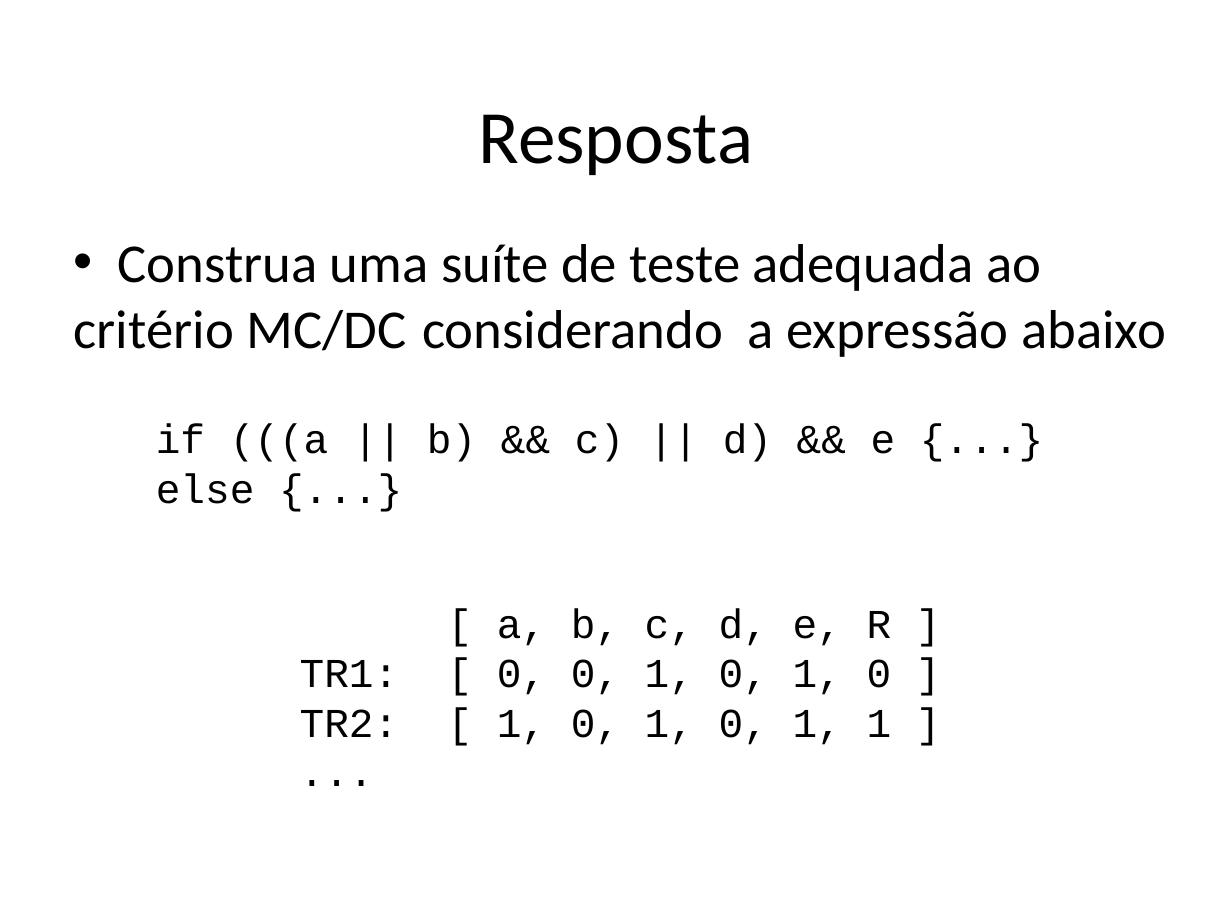
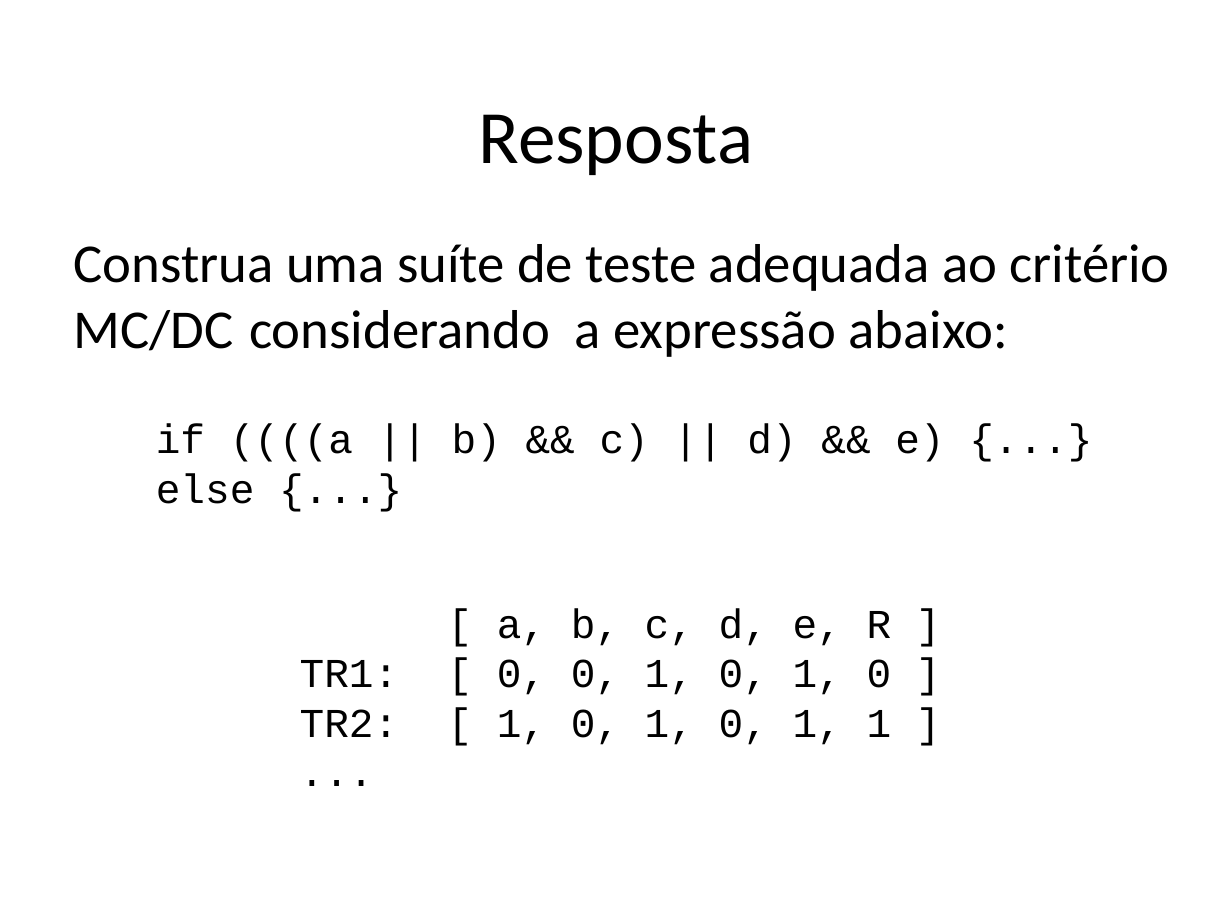
Before and after one commit to STAR-RG/testing-cin, a slide deck: slide 108 of slides.pptx (slide 106 before the commit). Drawn at 1232x924 pixels with LibreOffice and Linux fonts; fonts in the diff are those of the drawing. Boxes give left, top, right and bottom in pixels: in the first picture for what was removed or moved away, otherwise in the second. Text is boxed around its words. In the diff, an @@ line names an element or a change of style, - is before the commit and + after.

```diff
--- a/slides.pptx
+++ b/slides.pptx
@@ text at (x1=74, y1=244, x2=1170, y2=357): text changed @@
-• Construa uma suíte de teste adequada ao critério MC/DC considerando a expressão abaixo
+Construa uma suíte de teste adequada ao critério MC/DC considerando a expressão abaixo:
@@ text at (x1=156, y1=424, x2=944, y2=462): text changed @@
-if (((a || b) && c) || d) && e {...}
+if ((((a || b) && c) || d) && e) {...}
```
Also in this commit, not shown: 17 other slides changed, 5 slides added, 1 slide removed.
